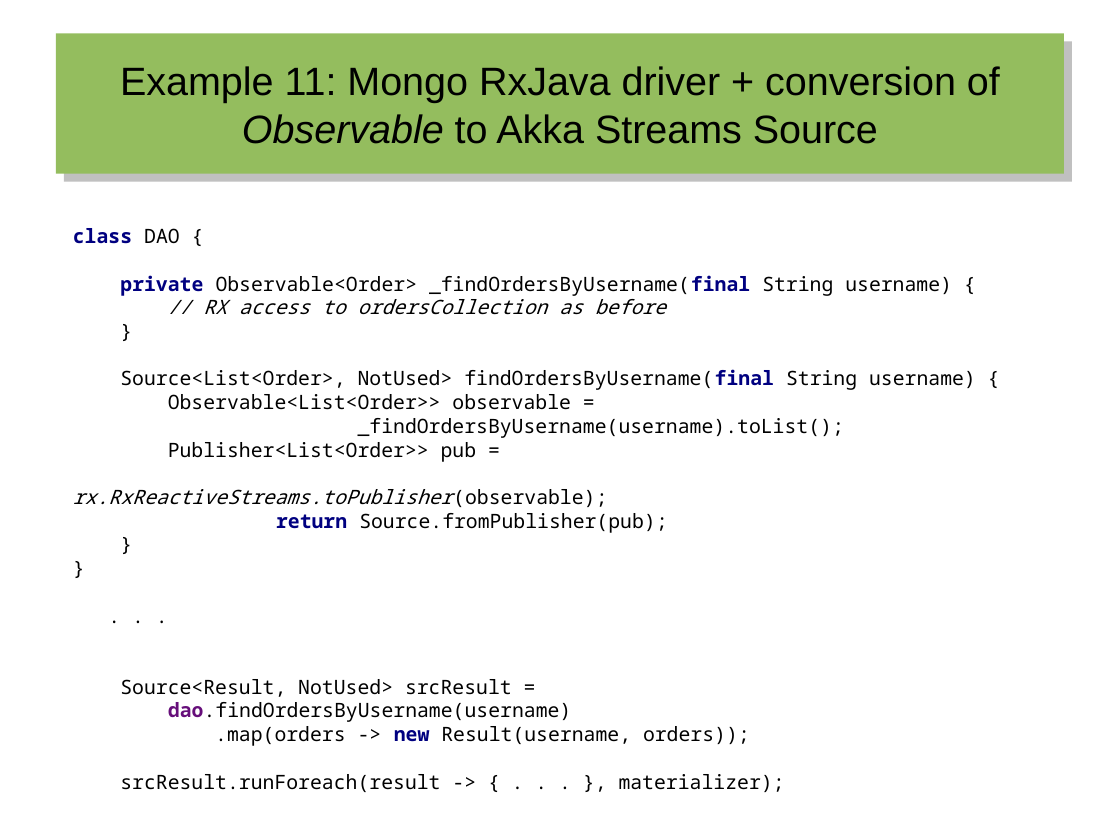
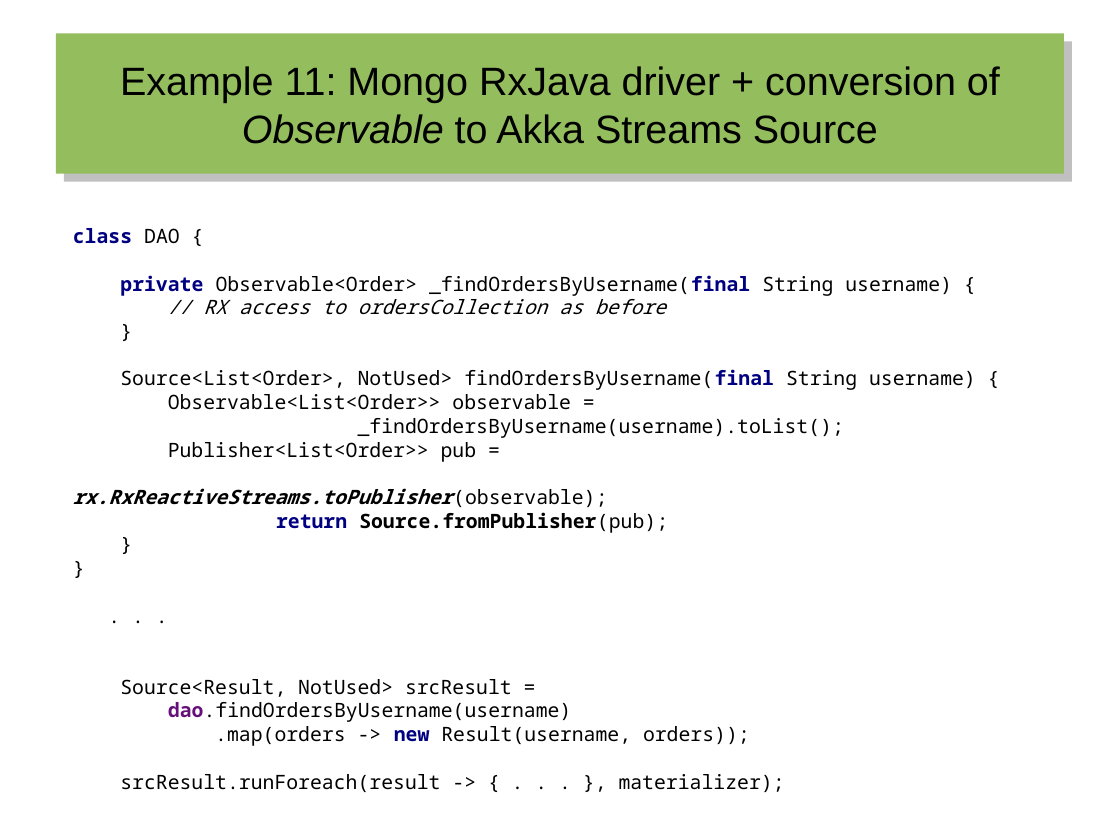
Before and after one commit to hermannhueck/reactive-mongo-access, a slide deck: slide 46 of Slides/2016-08_Reactive Mongo Access from Java 8.odp. Drawn at 1120x840 pixels with LibreOffice and Linux fonts; fonts in the diff are those of the drawing. Boxes give left, top, right and bottom in pixels: in the first picture for what was removed or moved away, otherwise in the second. Text is boxed around its words. In the diff, an @@ line names an element or a change of style, - is before the commit and + after.

Commit message:
minor improvments of Java code and Java slides

```diff
--- a/Slides/2016-08_Reactive Mongo Access from Java 8.odp
+++ b/Slides/2016-08_Reactive Mongo Access from Java 8.odp
@@ text at box(73, 488, 668, 533): bold on in "rx.RxReactiveStreams.toPublisher(observable);", "Source.fromPublisher(pub);" @@
```
Also in this commit, not shown: 10 other slides changed, 15 other files.
